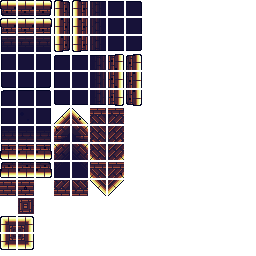
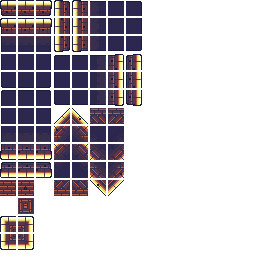
Comparing the layer stacks of the two 256px x 256px images. Changes:
painted on "그룹 2 - 고급 개체 그룹" over (x1=0, y1=0, x2=142, y2=250)
